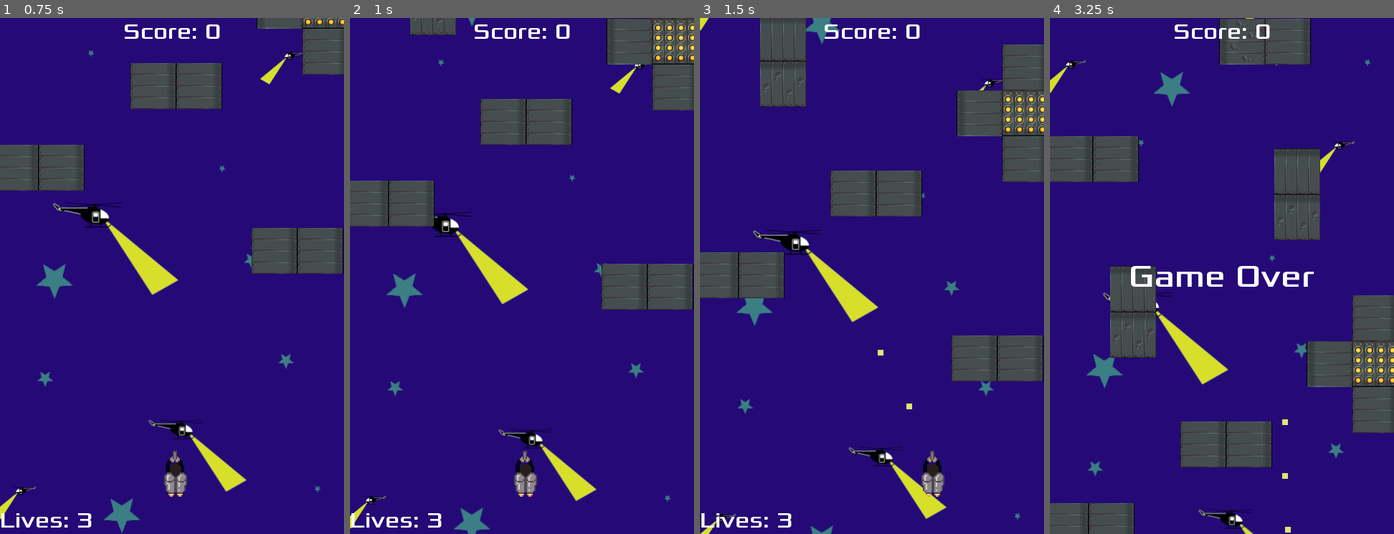
Above: before the commit, frames 1-4 (left to right).
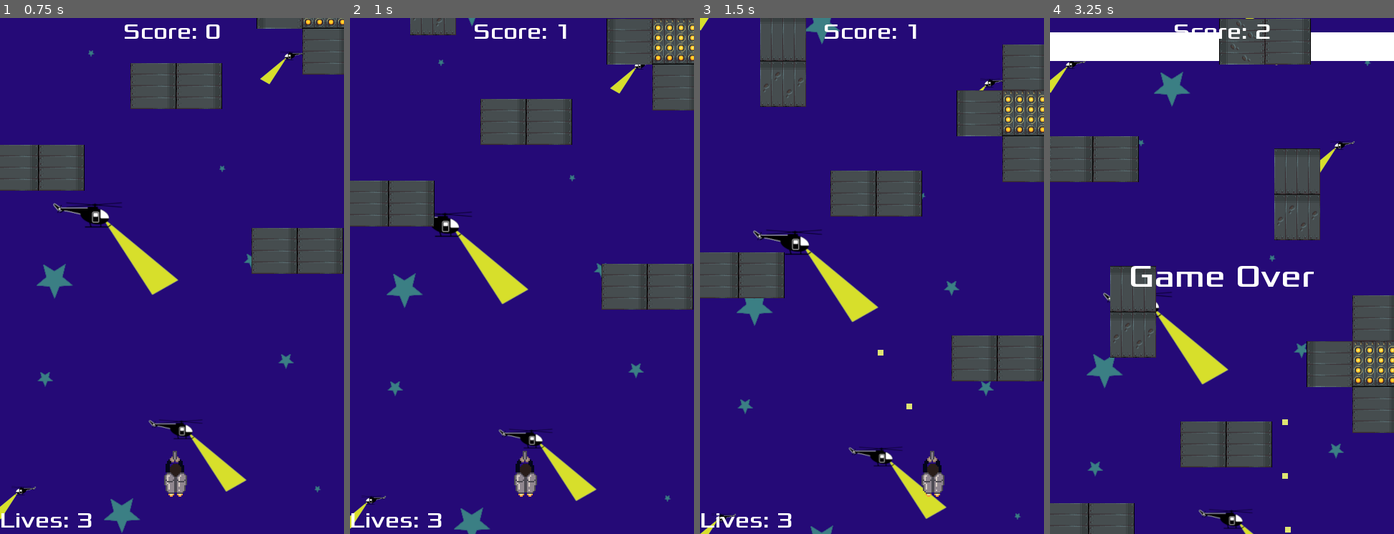
Above: after the commit, the same moments.

Repository: Harrison-Winters/Jet-Pack-Escape
Game: Godot game, scene res://Stage1.tscn
Same seed, same stepped clock (60 frames per second), same inputs: the game is played once before the commit and once after it.
Inputs:
- Up to frame 1 (0.75 s): click "START" at 0.5 s
- Up to frame 2 (1 s): no input
- Up to frame 3 (1.5 s): hold Right (ui_right) from 1.28 s (still down); hold Z (shoot) from 1.28 s (still down)
- Up to frame 4 (3.25 s): release Right (ui_right) at 2.03 s; release Z (shoot) at 2.03 s; hold Down (ui_down) 2.03-2.78 s; tap Z (shoot) at 2.1 s; hold Right (ui_right) from 2.78 s (still down); hold Z (shoot) from 2.78 s (still down)

Frame 1 is identical in both runs. In frame 2, less than 0.1% of the frame differs, in the area x 60-64%, y 1-5%; in frame 3, less than 0.1%; in frame 4, 4.1%, in the area x 0-100%, y 1-9%.

Commit message:
Score over time working

Diff:
--- a/Jetpack Escape/HUD.gd
+++ b/Jetpack Escape/HUD.gd
@@ -3,6 +3,7 @@
 signal restart_game
 signal start_game
 signal nux
+signal stop_score
 
 
 func _ready():
@@ -33,6 +34,7 @@
 	emit_signal("start_game")
 
 func _on_Part1_win():
+	emit_signal("stop_score")
 	$WinText.show()
 	$RestartPauseTimer.start()
 	yield($RestartPauseTimer, "timeout")
--- a/Jetpack Escape/Part1.tscn
+++ b/Jetpack Escape/Part1.tscn
@@ -100,9 +100,9 @@
 position = Vector2( 661, -2631 )
 
 [node name="WinArea" parent="." groups=["ObstaclesPart1"] instance=ExtResource( 4 )]
-position = Vector2( 303, -11363 )
-collision_layer = 1025
-collision_mask = 1025
+position = Vector2( 335, -331 )
+collision_layer = 8
+collision_mask = 8
 
 [node name="Wall52" parent="." groups=["ObstaclesPart1"] instance=ExtResource( 7 )]
 position = Vector2( 1600, -10757 )
--- a/Jetpack Escape/Player.tscn
+++ b/Jetpack Escape/Player.tscn
@@ -8,6 +8,8 @@
 radius = 21.0
 
 [node name="PlayerCollisionObject" type="KinematicBody2D"]
+collision_layer = 9
+collision_mask = 9
 collision/safe_margin = 3.0
 script = ExtResource( 1 )
 
--- a/Jetpack Escape/PlayerCollisionObject.gd
+++ b/Jetpack Escape/PlayerCollisionObject.gd
@@ -11,6 +11,7 @@
 
 export var shieldDelay: float = 3.0
 var can_shoot = true
+var isNux = false;
 
 
 func _ready():
@@ -84,3 +85,6 @@
 
 func _on_HUD_nux():
 	$CollisionShape2D.disabled = !$CollisionShape2D.disabled
+#	isNux = !isNux
+#	set_collision_mask_bit(1, !isNux)
+#	set_collision_layer_bit(1, !isNux)
--- a/Jetpack Escape/Stage1.gd
+++ b/Jetpack Escape/Stage1.gd
@@ -1,7 +1,7 @@
 extends Node2D
 
 var lives
-var score
+var score = 0
 
 
 func _ready():
@@ -15,7 +15,13 @@
 	$Part1._on_start_click_blocks_move();
 
 
+
+
+
 func _process(delta):
+
+
+
 
 #	GAME OVER Condition
 	if $PlayerCollisionObject.position.y > 800:
@@ -26,6 +32,7 @@
 #		$StartTimer.start()
 #		Clear all obstacles from the screen
 		get_tree().call_group("ObstacleGroup", "queue_free")
+		$ScoreTimer.stop()
 
 func new_game():
 	get_tree().reload_current_scene()
@@ -43,3 +50,13 @@
 #func initial_game():
 #	var y = yield($HUD, "start_game")
 #	get_tree().call_group("ObstacleGroup", "update_velocity")
+
+
+func _on_ScoreTimer_timeout():
+	#	Update the score every second
+	score = score + 1
+	$HUD.update_score(score)
+
+
+func _on_HUD_stop_score():
+	$ScoreTimer.stop()
--- a/Jetpack Escape/Stage1.tscn
+++ b/Jetpack Escape/Stage1.tscn
@@ -74,7 +74,12 @@
 stretch_mode = 2
 script = ExtResource( 8 )
 
+[node name="ScoreTimer" type="Timer" parent="."]
+autostart = true
+
 [connection signal="nux" from="HUD" to="PlayerCollisionObject" method="_on_HUD_nux"]
 [connection signal="restart_game" from="HUD" to="." method="_on_HUD_restart_game"]
 [connection signal="start_game" from="HUD" to="TextureRect" method="_on_HUD_start_game"]
+[connection signal="stop_score" from="HUD" to="." method="_on_HUD_stop_score"]
 [connection signal="win" from="Part1" to="HUD" method="_on_Part1_win"]
+[connection signal="timeout" from="ScoreTimer" to="." method="_on_ScoreTimer_timeout"]
--- a/Jetpack Escape/WinArea.tscn
+++ b/Jetpack Escape/WinArea.tscn
@@ -6,6 +6,8 @@
 extents = Vector2( 599.5, 20.75 )
 
 [node name="WinArea" type="Area2D"]
+collision_layer = 8
+collision_mask = 8
 script = ExtResource( 1 )
 
 [node name="ColorRect" type="ColorRect" parent="."]
